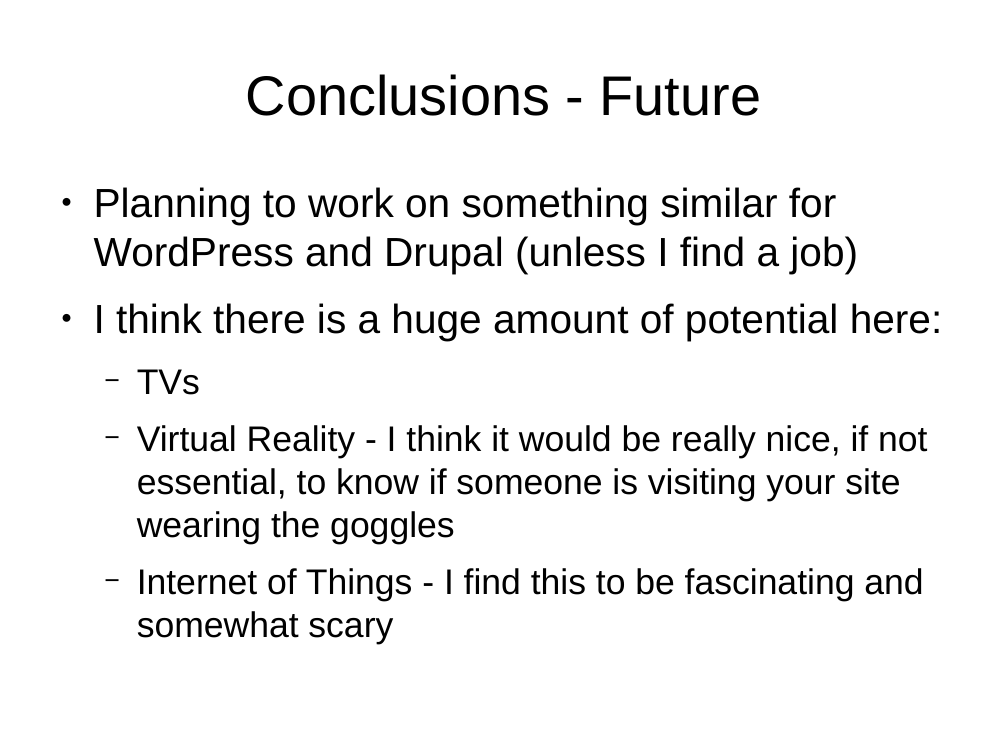
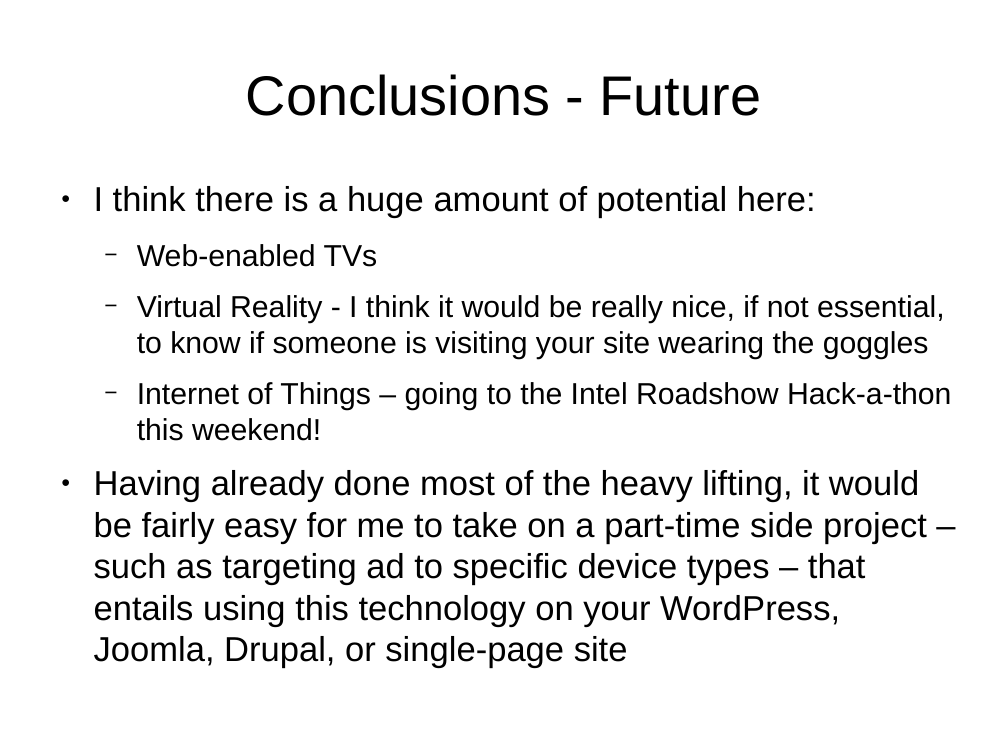
Before and after one commit to tomwhartung/jmws_accoutrements, a slide deck: slide 19 of presentations/2016_04-AWD_in_PHP_CMSes/AWD_in_PHP_CMSes-slides.odp. Drawn at 1008x756 pixels with LibreOffice and Linux fonts; fonts in the diff are those of the drawing. Boxes give left, top, right and bottom in pixels: in the first picture for what was removed or moved away, otherwise in the second. Text is boxed around its words. In the diff, an @@ line names an element or a change of style, - is before the commit and + after.

Commit message:
Ok done with first pass, we should be good to go, but I may want to make some tweaks....

```diff
--- a/presentations/2016_04-AWD_in_PHP_CMSes/AWD_in_PHP_CMSes-slides.odp
+++ b/presentations/2016_04-AWD_in_PHP_CMSes/AWD_in_PHP_CMSes-slides.odp
@@ text at [94, 187, 858, 274]: paragraph removed @@
-● Planning to work on something similar for WordPress and Drupal (unless I find a job)
@@ text at [94, 186, 944, 359]: size 32 to 27.2 pt in "I think there is a huge amount ..."; size 28 to 23.8 pt in "Virtual Reality - I think it would ..." @@
@@ text at [137, 244, 378, 267]: text changed; size 28 to 23.8 pt @@
-  − TVs
+  − Web-enabled TVs
@@ text at [94, 382, 951, 627]: text changed; size 28 to 27.2 pt @@
-  − Internet of Things - I find this to be fascinating and somewhat scary
+  − Internet of Things – going to the Intel Roadshow Hack-a-thon this weekend!
+● Having already done most of the heavy lifting, it would be fairly easy for me to take on a part-time side project – such as targeting ad to specific device types – that entails using this technology on your WordPress, Joomla, Drupal, or single-page site
```
